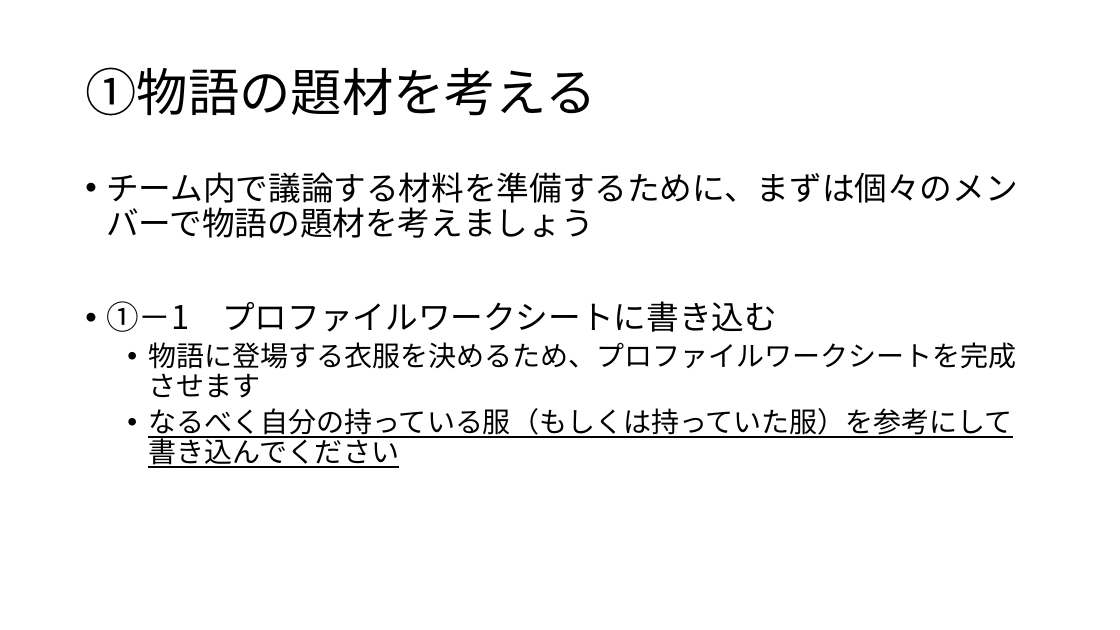
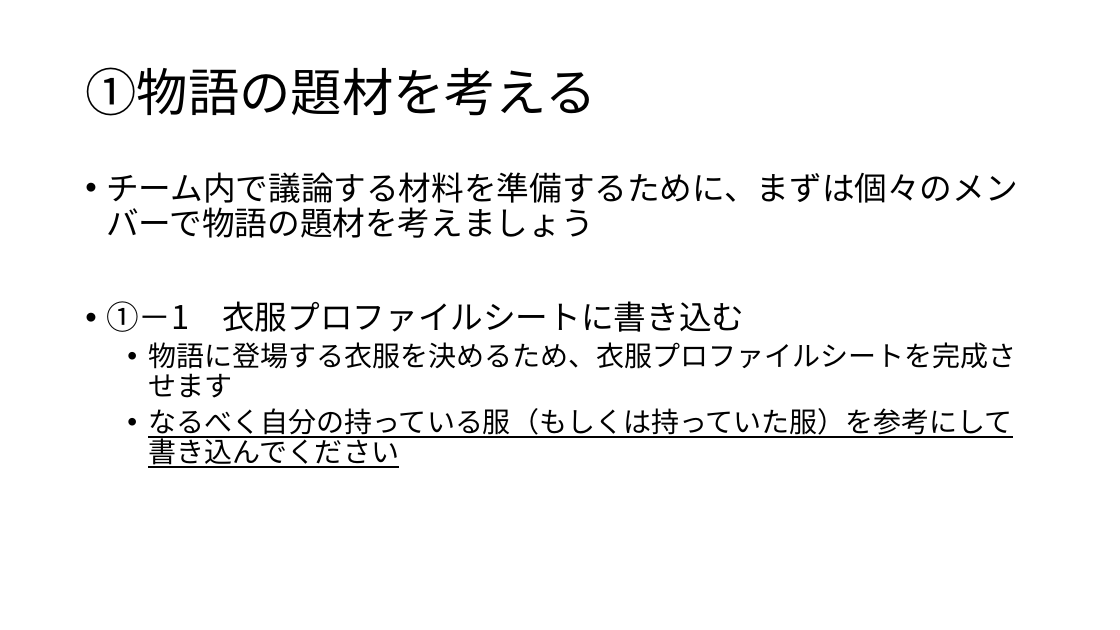
Before and after one commit to oyamadashin/remote, a slide deck: slide 4 of ゲーミングに使うあれこれ/プレイヤーへの指示/E2_物語のつくり方.pptx. Drawn at 1120x630 pixels with LibreOffice and Linux fonts; fonts in the diff are those of the drawing. Boxes give left, top, right and bottom in pixels: in the first picture for what was removed or moved away, otherwise in the second. Text is boxed around its words. In the diff, an @@ line names an element or a change of style, - is before the commit and + after.

```diff
--- a/ゲーミングに使うあれこれ/プレイヤーへの指示/E2_物語のつくり方.pptx
+++ b/ゲーミングに使うあれこれ/プレイヤーへの指示/E2_物語のつくり方.pptx
@@ text at bbox=[106, 301, 1016, 398]: text changed @@
-• ①－1 プロファイルワークシートに書き込む
-  • 物語に登場する衣服を決めるため、プロファイルワークシートを完成させます
+• ①－1 衣服プロファイルシートに書き込む
+  • 物語に登場する衣服を決めるため、衣服プロファイルシートを完成させます
```
Also in this commit, not shown: 10 other slides changed, 1 slide added, 6 other files.
